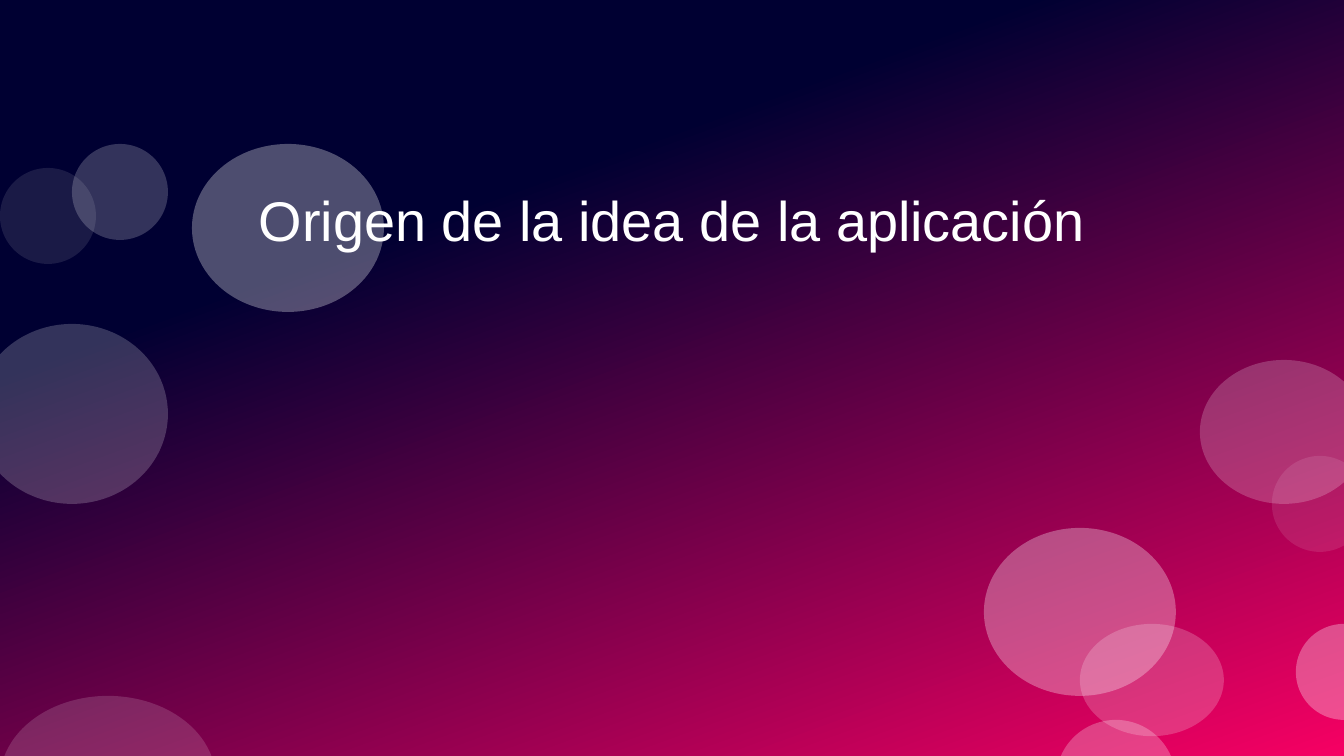
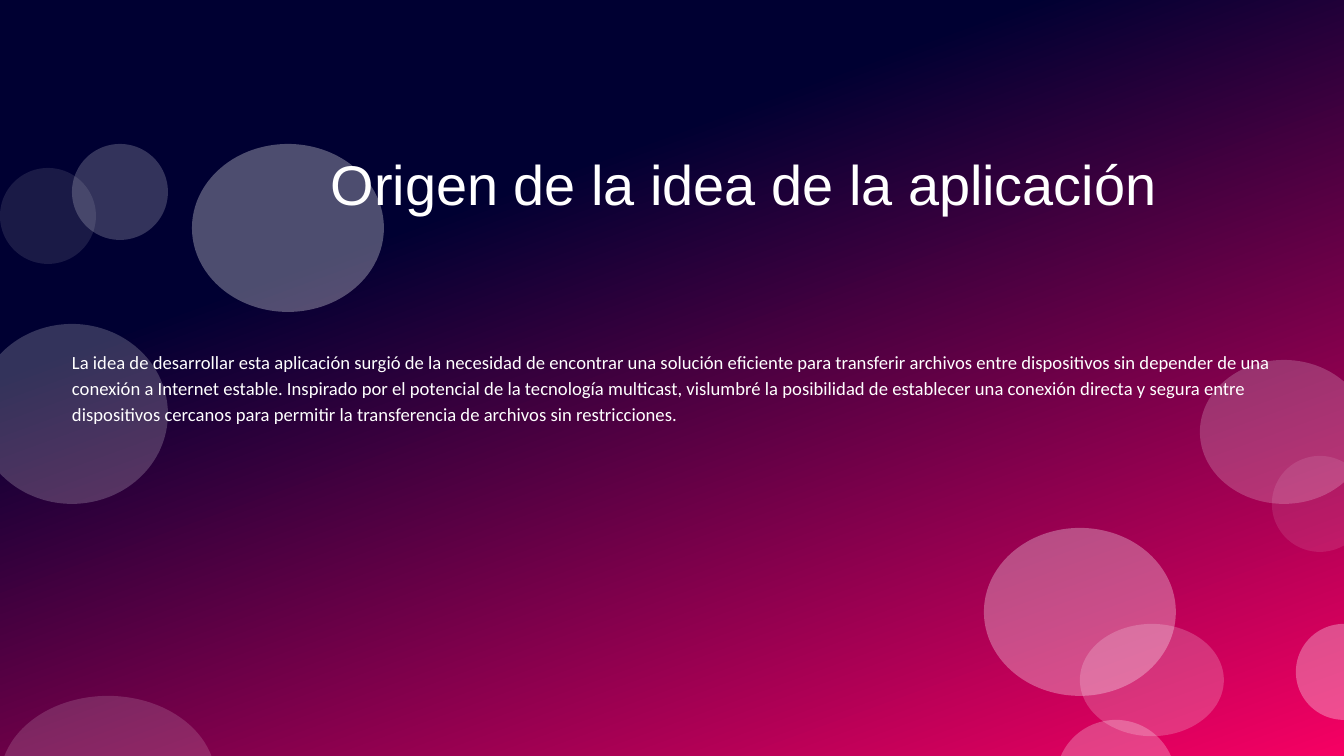
Before and after one commit to Guillermo750/integracion-dam, a slide deck: slide 5 of Defensa/Presentación/ReactNativeApp.odp. Drawn at 1344x756 pixels with LibreOffice and Linux fonts; fonts in the diff are those of the drawing. Boxes give left, top, right and bottom in pixels: in the first picture for what was removed or moved away, otherwise in the second. Text is boxed around its words. In the diff, an @@ line names an element or a change of style, - is before the commit and + after.

```diff
--- a/Defensa/Presentación/ReactNativeApp.odp
+++ b/Defensa/Presentación/ReactNativeApp.odp
@@ title "Origen de la idea de ...": place and size @@
-title "Origen de la idea de ..." at (259, 197, 1084, 251)
+title "Origen de la idea de ..." at (331, 161, 1156, 215)
@@ text added at (72, 354, 1270, 427), 11 pt, text #FFFFFF @@
+La idea de desarrollar esta aplicación surgió de la necesidad de encontrar una solución eficiente para transferir archivos entre dispositivos sin depender de una conexión a Internet estable. Inspirado por el potencial de la tecnología multicast, vislumbré la posibilidad de establecer una conexión directa y segura entre dispositivos cercanos para permitir la transferencia de archivos sin restricciones.
```
Also in this commit, not shown: 3 other slides changed, 2 slides added, 2 slides removed, 1 other file.
